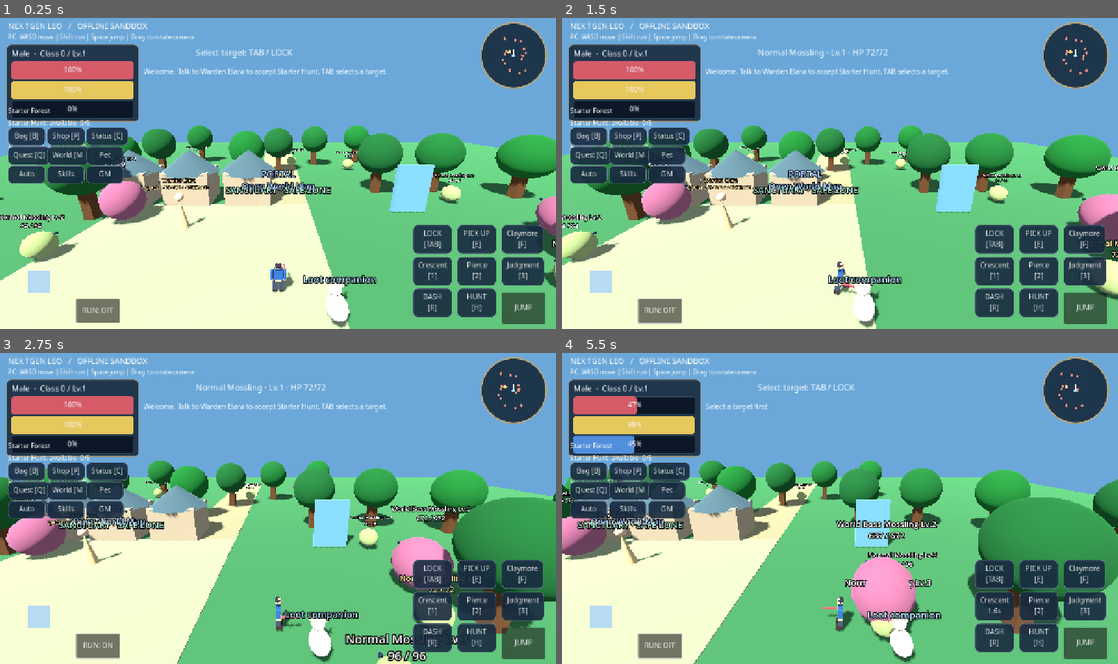
Above: before the commit, frames 1-4 (two rows, left to right).
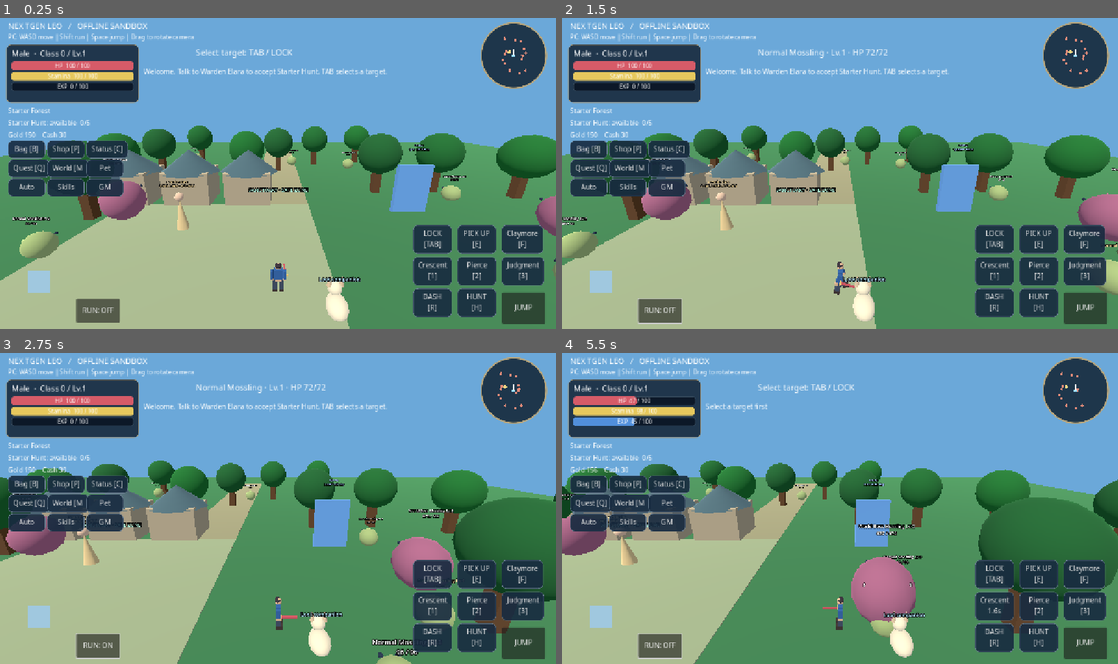
Above: after the commit, the same moments.

Repository: redfullmoon209-debug/NexTgenLeo
Game: Godot game, scene res://scenes/main.tscn
Same seed, same stepped clock (60 frames per second), same inputs: the game is played once before the commit and once after it.
Inputs (mouse positions are in pixels of both pictures, inside the frame that each line leads up to):
- Up to frame 1 (0.25 s): no input
- Up to frame 2 (1.5 s): click "JUMP" at 0.5 s; tap Enter at 1.25 s; move the mouse to (962, 157) at 1.27 s; hold D from 1.28 s (still down); tap Tab at 1.35 s; click (962, 157) at 1.42 s
- Up to frame 3 (2.75 s): tap Space at 1.52 s; release D at 2 s; drag from (166, 524) to (250, 570) at 2.02 s
- Up to frame 4 (5.5 s): move the mouse to (895, 440) at 2.77 s; hold D 2.78-3.5 s; tap 1 at 2.85 s; drag from (812, 570) to (673, 461) at 3.52 s; move the mouse to (1006, 555) at 4.27 s; hold A 4.28-5 s; tap 3 at 4.35 s; tap Space at 4.52 s; drag from (673, 461) to (756, 430) at 5.02 s

The runs differ from the first frame. In frame 1, 56% of the frame differs, in the area x 0-100%, y 14-100%; in frame 2, 56%; in frame 3, 55%; in frame 4, 55%.

Commit message:
Reduce default rendering cost and make browser checks wait for observable state
Disable shadows outside High quality, reduce canopy geometry, fix HUD overlap and portal labels, and replace timing-sensitive browser assertions with actual movement/menu/zoom conditions.

Diff:
--- a/scripts/gameplay.gd
+++ b/scripts/gameplay.gd
@@ -89,8 +89,8 @@
 	var label := Label3D.new()
 	label.text = text
 	label.position.y = y
-	label.font_size = 32
-	label.pixel_size = 0.008
+	label.font_size = 24
+	label.pixel_size = 0.006
 	label.billboard = BaseMaterial3D.BILLBOARD_ENABLED
 	label.modulate = color
 	parent.add_child(label)
@@ -198,7 +198,9 @@
 			_mesh(camp, Vector3(-10 + i * 4, 1.1, -8), Vector3(3, 2.2, 2.5), Color("b5a380"))
 			_mesh(camp, Vector3(-10 + i * 4, 2.8, -8), Vector3(4, 1.5, 3.5), Color("4e686c"), "cone")
 		_mesh(camp, Vector3(8, 1.5, -6), Vector3(2, 3, 0.3), Color("669ed4"))
-		_tag(camp, "PORTAL\nOpen World Map", 4, Color("a8ceff"))
+		var portal_label := _tag(camp, "PORTAL\nOpen World Map", 4, Color("a8ceff"))
+		portal_label.position.x = 8
+		portal_label.position.z = -6
 		world._add_box(Vector3(0, 0.005, -15), Vector3(4, 0.03, 30), Color("9c966d"), false)
 	target = -1
 
@@ -280,7 +282,7 @@
 	for i in range(names.size()):
 		var name: String = names[i].split(" ")[0]
 		var button := _button(names[i], func(): _show_panel(name))
-		button.position = Vector2(18 + i % 3 * 90, 255 + int(i / 3.0) * 44)
+		button.position = Vector2(18 + i % 3 * 90, 285 + int(i / 3.0) * 44)
 		button.size = Vector2(86, 40)
 		buttons.append(button)
 	var controls := ["LOCK\n[TAB]", "PICK UP\n[E]", "ATK\n[F]", "1\nCrescent", "2\nPierce", "3\nJudgment", "DASH\n[R]", "HUNT\n[H]"]
@@ -313,9 +315,20 @@
 func _bar(parent: Node, color: Color) -> ProgressBar:
 	var bar := ProgressBar.new()
 	bar.custom_minimum_size = Vector2(270, 20)
+	bar.show_percentage = false
 	bar.add_theme_stylebox_override("fill", _style(color, color, 4))
 	bar.add_theme_stylebox_override("background", _style(Color("0c1828"), Color("33475a"), 4))
+	for key in ["fill","background"]:
+		var box: StyleBoxFlat = bar.get_theme_stylebox(key)
+		box.content_margin_top = 0
+		box.content_margin_bottom = 0
 	parent.add_child(bar)
+	var value_label := _label("",13)
+	value_label.name = "Value"
+	bar.add_child(value_label)
+	value_label.set_anchors_and_offsets_preset(Control.PRESET_FULL_RECT)
+	value_label.horizontal_alignment = HORIZONTAL_ALIGNMENT_CENTER
+	value_label.vertical_alignment = VERTICAL_ALIGNMENT_CENTER
 	return bar
 
 func _layout() -> void:
@@ -559,7 +572,10 @@
 	stamina_bar.value = GameState.stamina
 	exp_bar.max_value = GameState.exp_required()
 	exp_bar.value = GameState.exp
-	quest_label.text = "%s\nStarter Hunt: %s  %d/5\nGold %d    Cash %d\nHP %d/%d · STA %d/%d" % [GameState.balance.maps[GameState.map_index].name, GameState.quest_state, GameState.quest_kills, GameState.gold, GameState.cash, GameState.hp, GameState.max_hp, int(GameState.stamina), GameState.max_stamina]
+	hp_bar.get_node("Value").text = "HP  %d / %d" % [GameState.hp, GameState.max_hp]
+	stamina_bar.get_node("Value").text = "Stamina  %d / %d" % [int(GameState.stamina),GameState.max_stamina]
+	exp_bar.get_node("Value").text = "EXP  %d / %d" % [GameState.exp,GameState.exp_required()]
+	quest_label.text = "%s\nStarter Hunt: %s  %d/5\nGold %d    Cash %d" % [GameState.balance.maps[GameState.map_index].name, GameState.quest_state, GameState.quest_kills, GameState.gold, GameState.cash]
 	target_label.text = "Select target: TAB / LOCK" if target < 0 else "%s · Lv.%d · HP %d/%d" % [mobs[target].kind + " Mossling", int(mobs[target].level), int(mobs[target].hp), int(mobs[target].max_hp)]
 	for i in range(4):
 		var button := skill_buttons[i + 2]
@@ -699,7 +715,7 @@
 			_button("Edit button layout: drag action buttons", func(): layout_edit = not layout_edit; _close_panel(); _tell("Layout editing " + str(layout_edit)), menu)
 			_button("Reset button layout", func(): GameState.settings.button_offsets = {}; _layout(), menu)
 			for quality in ["Low", "Medium", "High"]:
-				_button(quality, func(): GameState.settings.quality = quality; world.get_viewport().scaling_3d_scale = 0.65 if quality == "Low" else 1.0; _tell("Quality: " + quality), menu)
+				_button(quality, func(): GameState.settings.quality = quality; world.get_viewport().scaling_3d_scale = 0.65 if quality == "Low" else 1.0; _set_shadows(quality == "High"); _tell("Quality: " + quality), menu)
 			menu.add_child(_label("FPS %d · Render objects %d\nStatic memory %.1f MB\nLocal sandbox saves use this browser only." % [Engine.get_frames_per_second(), Performance.get_monitor(Performance.RENDER_TOTAL_OBJECTS_IN_FRAME), Performance.get_monitor(Performance.MEMORY_STATIC) / 1048576.0]))
 		"Connect":
 			menu.add_child(_label("Optional separate server · offline save stays separate\nLocal: ws://127.0.0.1:8765/ws · Remote: wss://your-host/ws"))
@@ -904,3 +920,7 @@
 			_button("Send chat", func(): network.command("chat",{"text":field.text}), menu)
 			_button("Join party room", func(): network.command("party",{"code":field.text}), menu)
 			_button("Disconnect · return offline", func(): network.disconnect_server(); _close_panel(), menu)
+
+func _set_shadows(enabled: bool) -> void:
+	for child in world.get_children():
+		if child is DirectionalLight3D: child.shadow_enabled = enabled
--- a/scripts/main.gd
+++ b/scripts/main.gd
@@ -42,7 +42,7 @@
 func _make_world() -> void:
 	var light := DirectionalLight3D.new()
 	light.rotation_degrees = Vector3(-55, -35, 0)
-	light.shadow_enabled = true
+	light.shadow_enabled = GameState.settings.quality == "High"
 	add_child(light)
 	var environment := WorldEnvironment.new()
 	var env := Environment.new()
@@ -88,6 +88,8 @@
 	var mesh_instance := MeshInstance3D.new()
 	var mesh := SphereMesh.new()
 	mesh.radius = radius
+	mesh.radial_segments = 16
+	mesh.rings = 8
 	mesh.height = radius * 2.0
 	mesh_instance.mesh = mesh
 	mesh_instance.material_override = _material(color)
Not shown, changed: .github/workflows/deploy-web.yml
Not shown, changed: tests/browser_test.cjs
